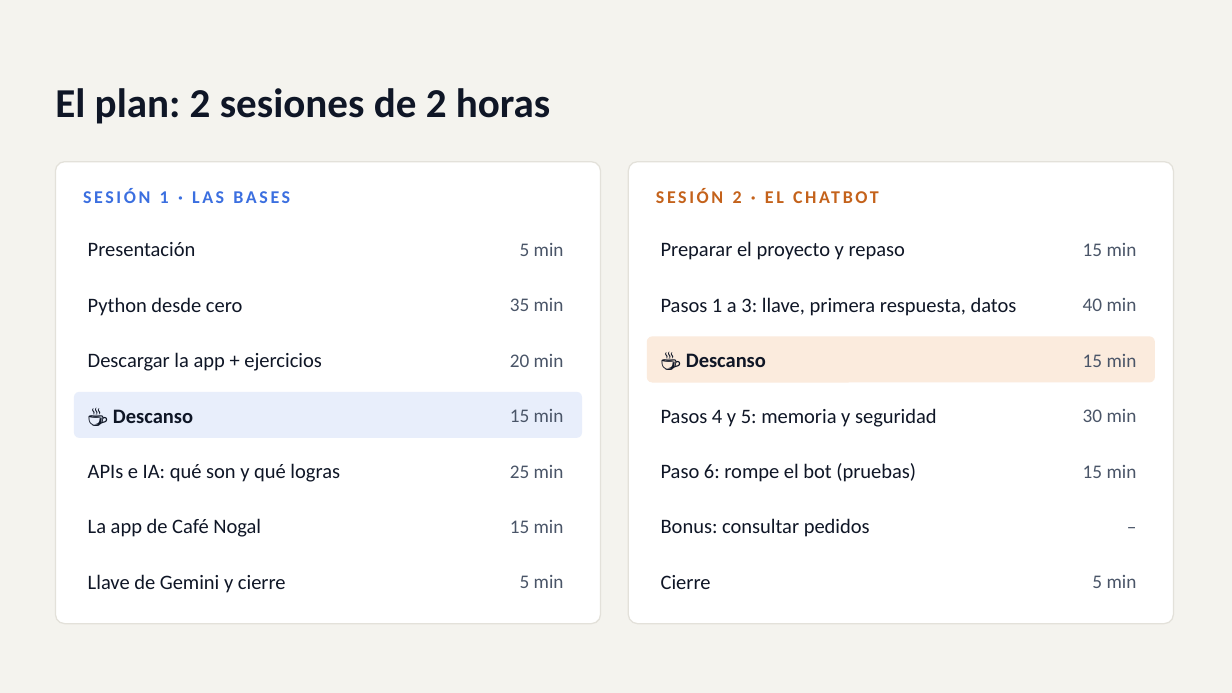
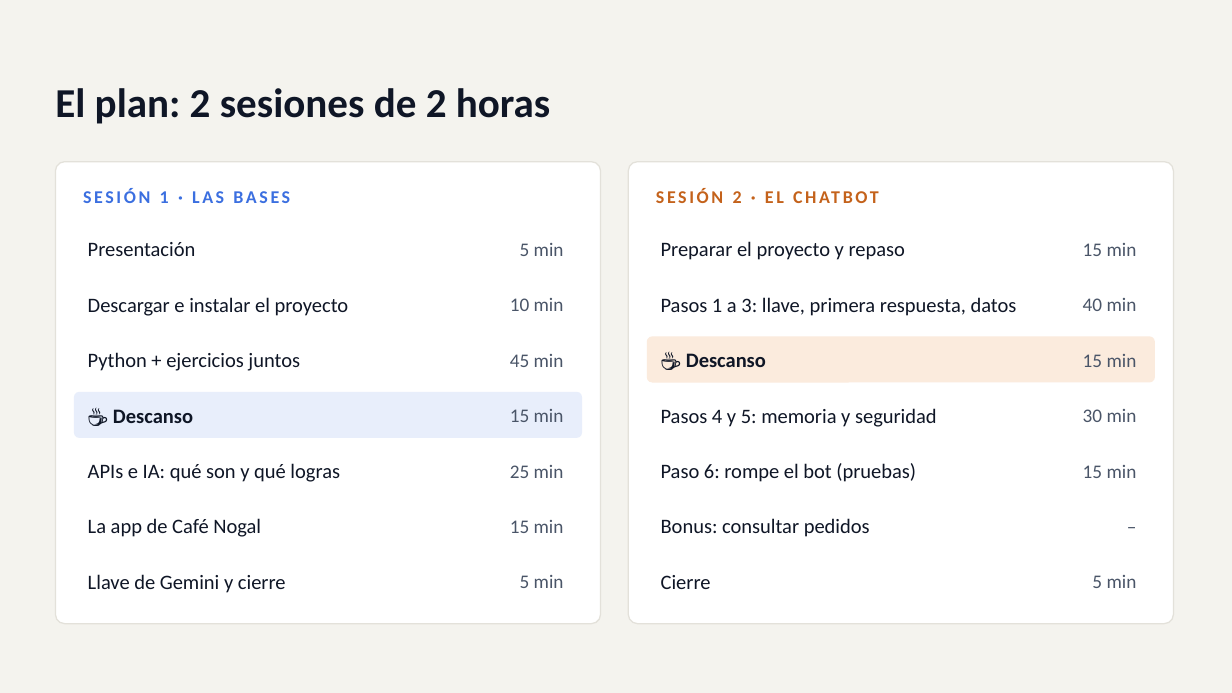
Before and after one commit to Wishard1/AngelDominguez, a slide deck: slide 3 of taller-ia/Implementa_IA_en_tus_sistemas.pptx. Drawn at 1232x693 pixels with LibreOffice and Linux fonts; fonts in the diff are those of the drawing. Boxes give left, top, right and bottom in pixels: in the first picture for what was removed or moved away, otherwise in the second. Text is boxed around its words. In the diff, an @@ line names an element or a change of style, - is before the commit and + after.

```diff
--- a/taller-ia/Implementa_IA_en_tus_sistemas.pptx
+++ b/taller-ia/Implementa_IA_en_tus_sistemas.pptx
@@ text at bbox=[88, 297, 349, 316]: text changed @@
-Python desde cero
+Descargar e instalar el proyecto
@@ text at bbox=[510, 298, 564, 311]: text changed @@
-35 min
+10 min
@@ text at bbox=[88, 352, 300, 371]: text changed @@
-Descargar la app + ejercicios
+Python + ejercicios juntos
@@ text at bbox=[510, 354, 564, 367]: text changed @@
-20 min
+45 min
```
Also in this commit, not shown: 7 other slides changed, 4 slides added, 3 slides removed, 4 other files.
